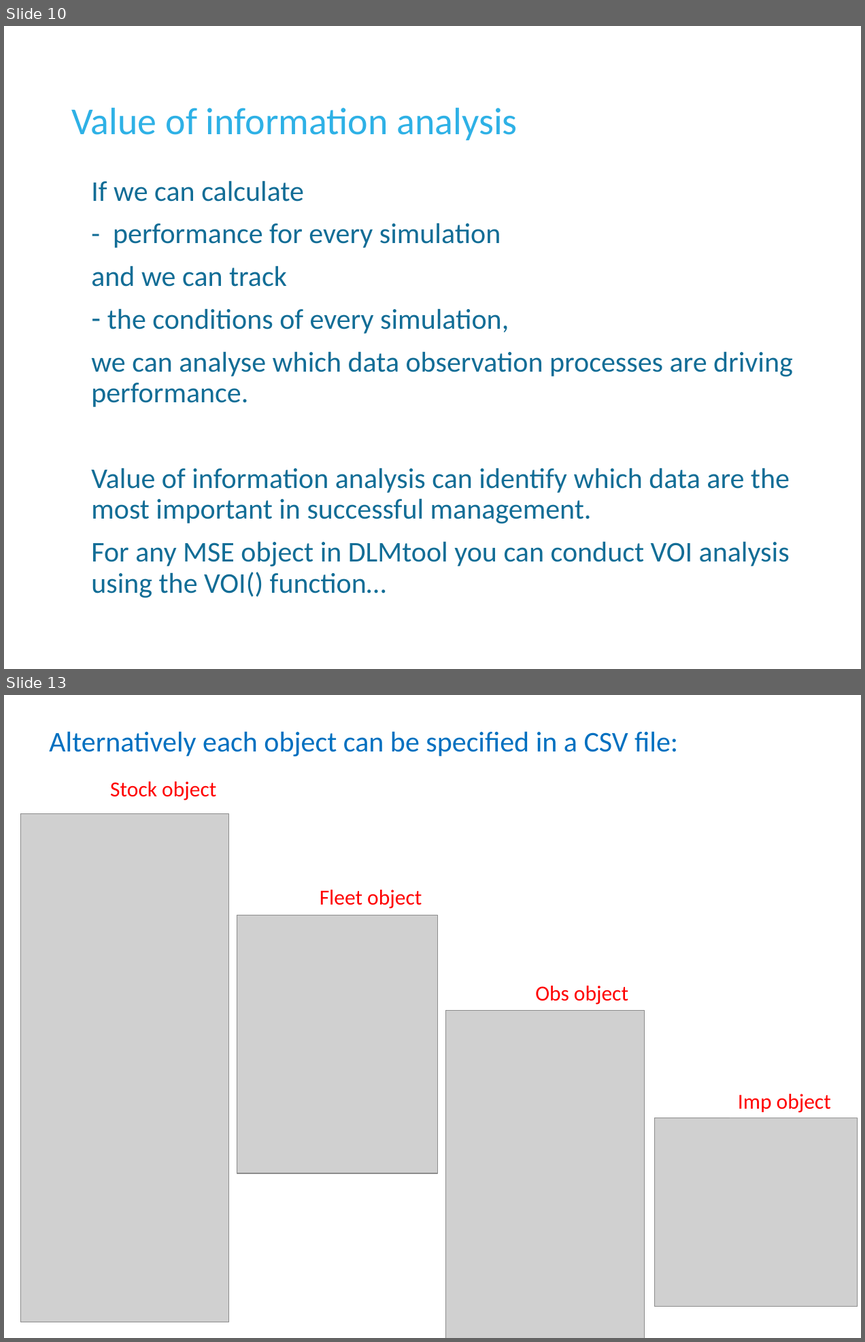
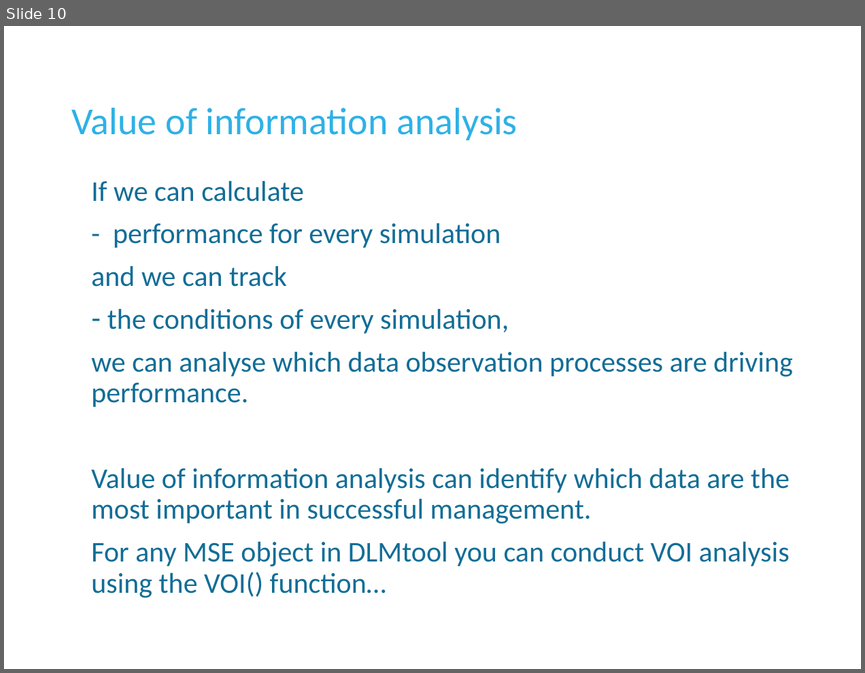
Before and after one commit to DLMtool/DLMDev, a slide deck: Disused code/Misc/Lectures/3 Customizing DLMtool/L3b Specifying MPs and other MSE outputs.pptx. Shown one above the other, each under a label of ours: slides 10 and 13 before the commit, slide 10 after it; the slides between them are not shown. The pictures are 865x1342 and 865x673 pixels, drawn with LibreOffice and Linux fonts; fonts in the diff are those of the drawing; grey boxes stand for pictures; background and template pictures are left out. Boxes give left, top, right and bottom in pixels: in the first picture for what was removed or moved away, otherwise in the second. Text is boxed around its words. In the diff, an @@ line names an element or a change of style, - is before the commit and + after.

```diff
--- a/Disused code/Misc/Lectures/3 Customizing DLMtool/L3b Specifying MPs and other MSE outputs.pptx
+++ b/Disused code/Misc/Lectures/3 Customizing DLMtool/L3b Specifying MPs and other MSE outputs.pptx
@@ slide 13 removed at box(4, 695, 861, 1338), background #FFFFFF @@
@@ text removed at box(49, 731, 678, 757) @@
-Alternatively each object can be specified in a CSV file:
@@ text removed at box(110, 781, 216, 800) @@
-Stock object
@@ picture removed at box(21, 814, 229, 1322) @@
@@ rectangle removed at box(311, 879, 466, 913) @@
-Fleet object
@@ picture removed at box(237, 915, 438, 1173) @@
@@ rectangle removed at box(527, 975, 682, 1009) @@
-Obs object
@@ picture removed at box(445, 1011, 644, 1338) @@
@@ rectangle removed at box(729, 1083, 861, 1117) @@
-Imp object
@@ picture removed at box(654, 1117, 857, 1306) @@
```
Also in this commit, not shown: 4 slides added, 5 other slides removed, 6 other files.
